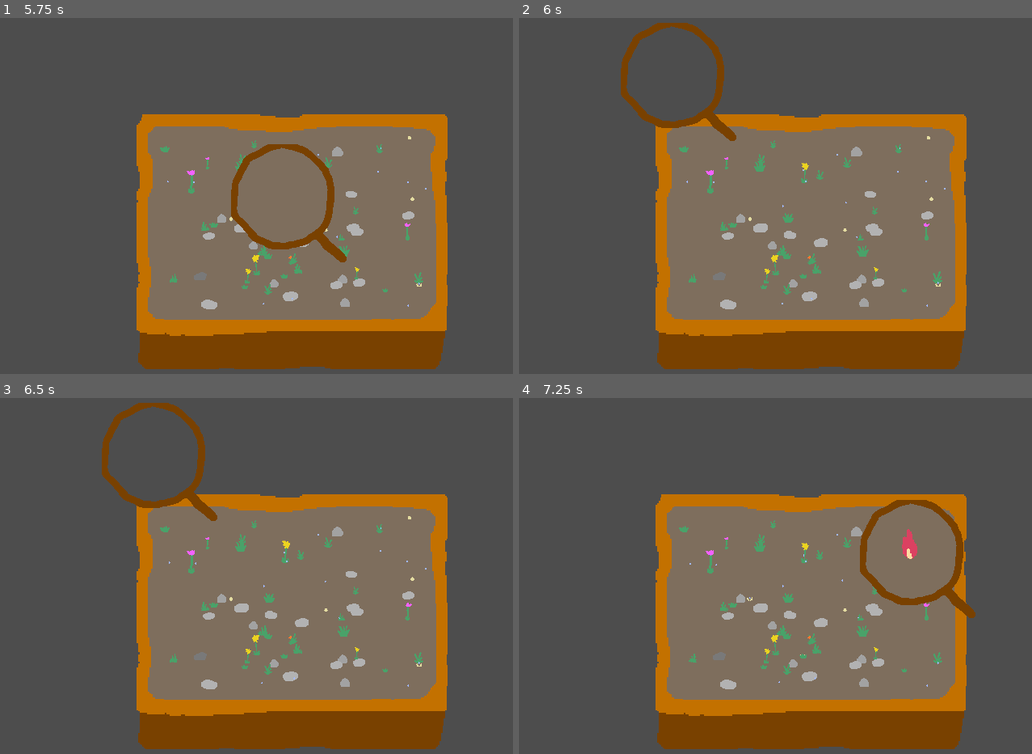
Above: before the commit, frames 1-4 (two rows, left to right).
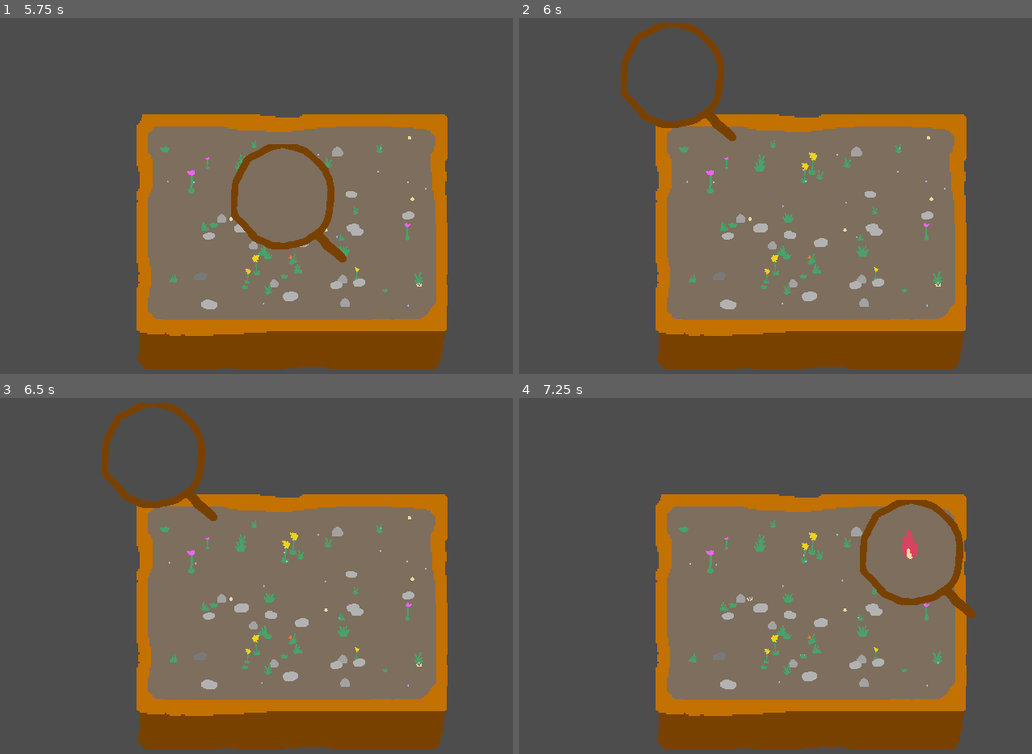
Above: after the commit, the same moments.

Repository: martindzejky/pot-life
Game: Godot game, scene res://main.tscn
Same seed, same stepped clock (60 frames per second), same inputs: the game is played once before the commit and once after it. Sound files missing from this copy of the repository are replaced by a short silence.
Inputs (mouse positions are in pixels of both pictures, inside the frame that each line leads up to):
- Up to frame 1 (5.75 s): tap Enter at 0.5, 2.75, 5 s; move the mouse to (436, 217) at 0.52 s; press the mouse at (436, 217) at 0.53 s; move the mouse to (164, 267) at 1.27 s; release the mouse at (164, 267) at 1.28 s; click (164, 267) at 1.35 s; tap Space at 2, 3.5 s; move the mouse to (359, 135) at 2.02 s; press the mouse at (359, 135) at 2.03 s; move the mouse to (261, 338) at 2.77 s; release the mouse at (261, 338) at 2.78 s; click (261, 338) at 2.85 s; move the mouse to (487, 313) at 3.52 s; press the mouse at (487, 313) at 3.53 s; move the mouse to (97, 167) at 4.27 s; release the mouse at (97, 167) at 4.28 s; click (97, 167) at 4.35 s; move the mouse to (323, 242) at 5.02 s; press the mouse at (323, 242) at 5.03 s
- Up to frame 2 (6 s): tap Space at 5.75 s; move the mouse to (713, 121) at 5.77 s; release the mouse at (713, 121) at 5.78 s; click (713, 121) at 5.85 s
- Up to frame 3 (6.5 s): no input
- Up to frame 4 (7.25 s): move the mouse to (955, 597) at 6.52 s; press the mouse at (955, 597) at 6.53 s

Frame 1 is identical in both runs. In frame 2, less than 0.1% of the frame differs, in the area x 56-59%, y 37-45%; in frame 3, less than 0.1%; in frame 4, less than 0.1%, in the area x 56-83%, y 37-75%.

Commit message:
plants now reproduce

Diff:
--- a/objects/creature.gd
+++ b/objects/creature.gd
@@ -341,7 +341,7 @@
     var otherEnergy := healingTarget.get_node_or_null('energy') as Energy
 
     if otherEnergy != null:
-        otherEnergy.value += delta * 2
+        otherEnergy.value += delta * 8
         $hunger.value += delta * 4
     else:
         switchState('idle')
--- a/objects/energy.gd
+++ b/objects/energy.gd
@@ -11,7 +11,7 @@
 func _process(delta):
 
     if not emitted:
-        value += delta # TODO: energy should only be given by good creatures
+        value += delta
 
     if value <= 0 and not emitted:
         value = 0
--- a/objects/grass.gd
+++ b/objects/grass.gd
@@ -3,6 +3,7 @@
 
 @export var minScale := 1.0
 @export var maxScale := 2.0
+@export var bounds: CollisionShape2D
 
 var initialScale := 1.0
 
@@ -32,6 +33,9 @@
     var newScale := initialScale + floorf($energy.value / 30.0) / 4.0
     if newScale > previousScale + 0.1:
         $upgrade.play()
+        if randf() < 0.2:
+            $energy.value -= 20
+            reproduce()
 
     $scale.scale = Vector2(1, 1) * newScale
 
@@ -66,6 +70,28 @@
     sound.global_position = global_position
     sound.play()
     # should self-destruct once done playing
+
+
+func reproduce():
+    var copy := duplicate()
+
+    var newPosition = global_position + (Vector2.RIGHT * randf_range(40, 80)).rotated(randf() * PI * 2)
+
+    var rect := bounds.shape.get_rect()
+
+    newPosition.x = clamp(
+        newPosition.x,
+        rect.position.x + bounds.global_position.x,
+        rect.end.x + bounds.global_position.x
+    )
+    newPosition.y = clamp(
+        newPosition.y,
+        rect.position.y + bounds.global_position.y,
+        rect.end.y + bounds.global_position.y
+    )
+
+    get_parent().add_child(copy)
+    copy.global_position = newPosition
 
 
 # idle
--- a/objects/spawner.gd
+++ b/objects/spawner.gd
@@ -11,6 +11,8 @@
     # grass
     for i in range(randi_range(50, 80)):
         var object := grassObjects.pick_random().instantiate() as Node2D
+        if object is Grass:
+            object.bounds = bounds
         spawnInBounds(object)
 
     # eggs
